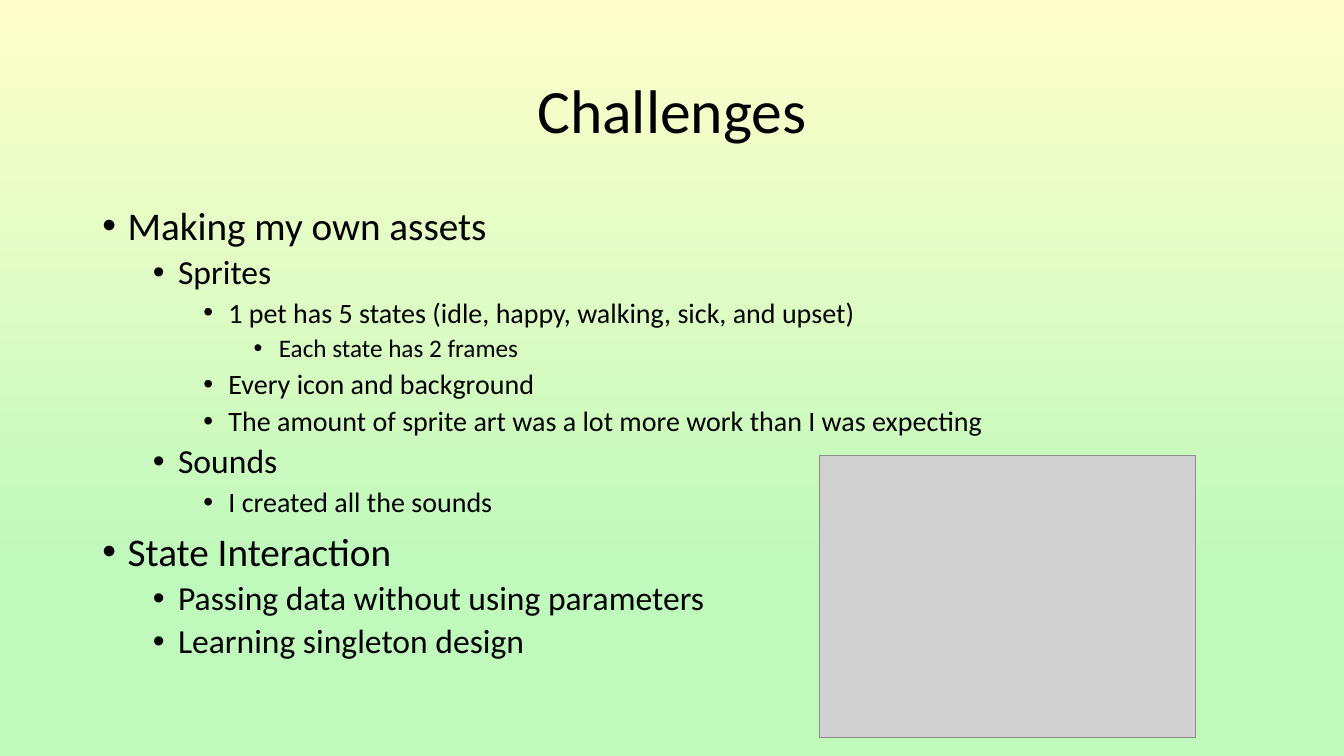
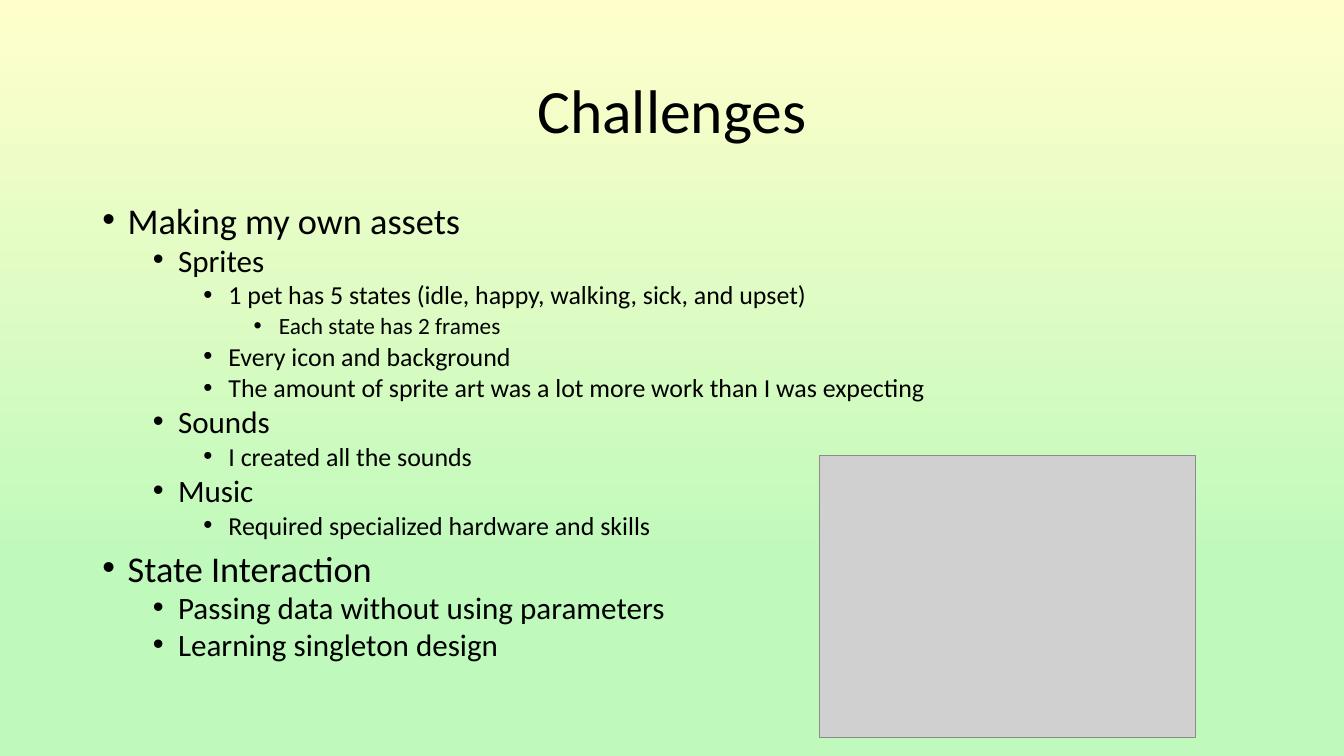
Before and after one commit to GregVanK/PibbliePums, a slide deck: slide 6 of Documents/Presentation2.pptx (slide 3 before the commit). Drawn at 1344x756 pixels with LibreOffice and Linux fonts; fonts in the diff are those of the drawing; grey boxes stand for pictures. Boxes give left, top, right and bottom in pixels: in the first picture for what was removed or moved away, otherwise in the second. Text is boxed around its words. In the diff, an @@ line names an element or a change of style, - is before the commit and + after.

Commit message:
Presentation update

```diff
--- a/Documents/Presentation2.pptx
+++ b/Documents/Presentation2.pptx
@@ text at (x1=128, y1=208, x2=924, y2=662): size 28 to 25.9 pt in "Making my own assets", "State Interaction"; size 24 to 22.2 pt in "Sprites", "Sounds", "Passing data without using parameters", "Learning singleton design"; size 20 to 18.5 pt in "1 pet has 5 states (idle, happy, ...", "Every icon and background", "The amount of sprite art was a ...", "I created all the sounds"; size 18 to 16.6 pt in "Each state has 2 frames"; line spacing 0.9 to 0.8 @@
@@ text at (x1=178, y1=480, x2=650, y2=540): paragraphs added @@
+  • Music
+    • Required specialized hardware and skills
```
Also in this commit, not shown: 2 slides added, 1 other file.
